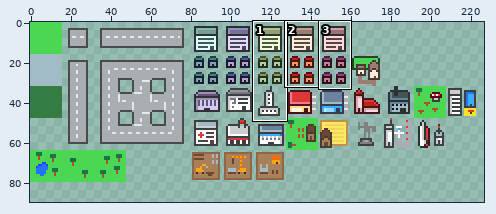
Edited in one commit: sprite sheet (assets/sprites/tilemap.png). Above, an overview of the earlier version with the close-up marked.
Close-up. Before:
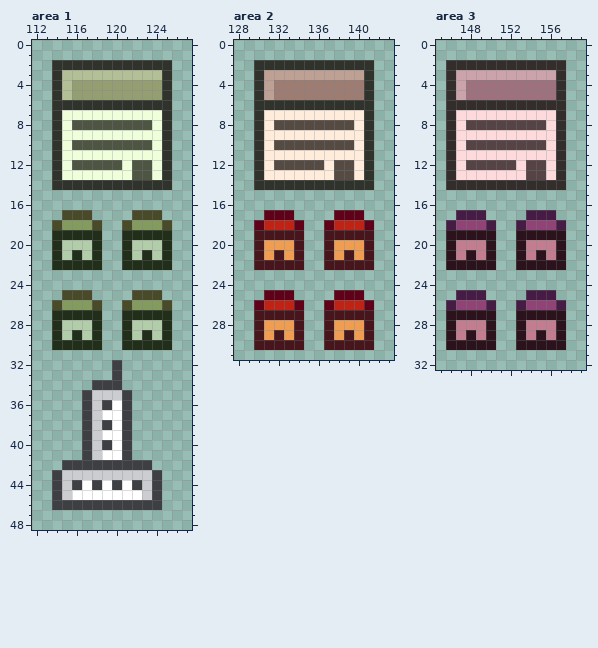
The file is 256x256 pixels. Colours within 5 levels of each other are drawn and written as one. Shown: area 1: x 112..127, y 0..48; area 2: x 128..143, y 0..31; area 3: x 145..159, y 0..32. The wide view leaves out empty margins. The commit also changed other parts of the picture, which this record leaves out.
After the commit:
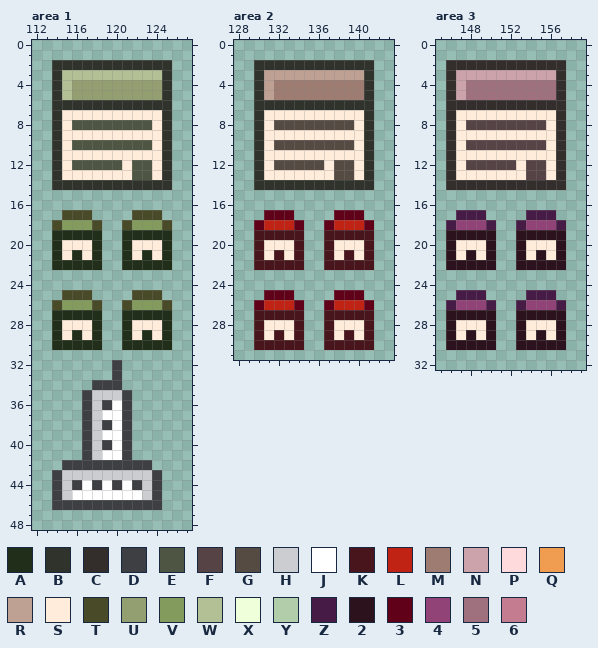
Palette (. is transparent): A #212e1a  B #2f332c  C #332d2c  D #3e3f43  E #4e5643  F #564345  G #564b43  H #cccdd0  J #ffffff  K #47151b  L #c02214  M #9f7c71  N #cca2ab  P #ffdadd  Q #f09d51  R #bfa194  S #ffecda  T #484a28  U #949f71  V #839b5d  W #b3c095  X #eeffda  Y #b2cdaa  Z #461b46  2 #2b121c  3 #600119  4 #914377  5 #9f717f  6 #c47d90
From old to new:
Area 1:
y 7: x 115..124 XXXXXXXXXX -> SSSSSSSSSS
y 8: x 115 X -> S; x 124 X -> S
y 9: x 115..124 XXXXXXXXXX -> SSSSSSSSSS
y 10: x 115 X -> S; x 124 X -> S
y 11: x 115..124 XXXXXXXXXX -> SSSSSSSSSS
y 12: x 115 X -> S; x 121 X -> S; x 124 X -> S
y 13: x 115..121 XXXXXXX -> SSSSSSS; x 124 X -> S
y 20: x 115..117 YYY -> SSS; x 122..124 YYY -> SSS
y 21: x 115 Y -> S; x 117 Y -> S; x 122 Y -> S; x 124 Y -> S
y 28: x 115..117 YYY -> SSS; x 122..124 YYY -> SSS
y 29: x 115 Y -> S; x 117 Y -> S; x 122 Y -> S; x 124 Y -> S
Area 2:
y 20: x 131..133 QQQ -> SSS; x 138..140 QQQ -> SSS
y 21: x 131 Q -> S; x 133 Q -> S; x 138 Q -> S; x 140 Q -> S
y 28: x 131..133 QQQ -> SSS; x 138..140 QQQ -> SSS
y 29: x 131 Q -> S; x 133 Q -> S; x 138 Q -> S; x 140 Q -> S
Area 3:
y 7: x 147..156 PPPPPPPPPP -> SSSSSSSSSS
y 8: x 147 P -> S; x 156 P -> S
y 9: x 147..156 PPPPPPPPPP -> SSSSSSSSSS
y 10: x 147 P -> S; x 156 P -> S
y 11: x 147..156 PPPPPPPPPP -> SSSSSSSSSS
y 12: x 147 P -> S; x 153 P -> S; x 156 P -> S
y 13: x 147..153 PPPPPPP -> SSSSSSS; x 156 P -> S
y 20: x 147..149 666 -> SSS; x 154..156 666 -> SSS
y 21: x 147 6 -> S; x 149 6 -> S; x 154 6 -> S; x 156 6 -> S
y 28: x 147..149 666 -> SSS; x 154..156 666 -> SSS
y 29: x 147 6 -> S; x 149 6 -> S; x 154 6 -> S; x 156 6 -> S
